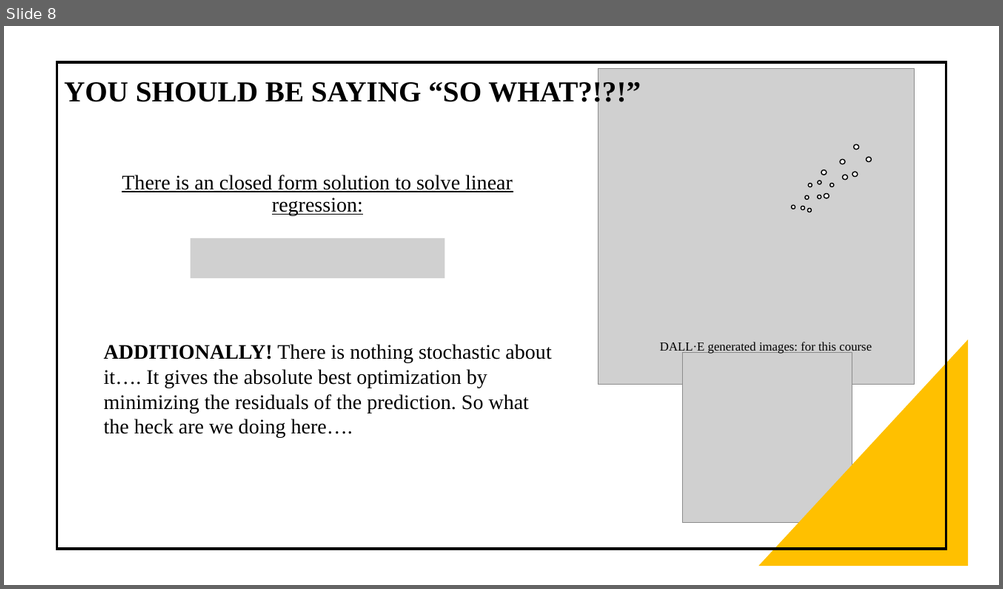
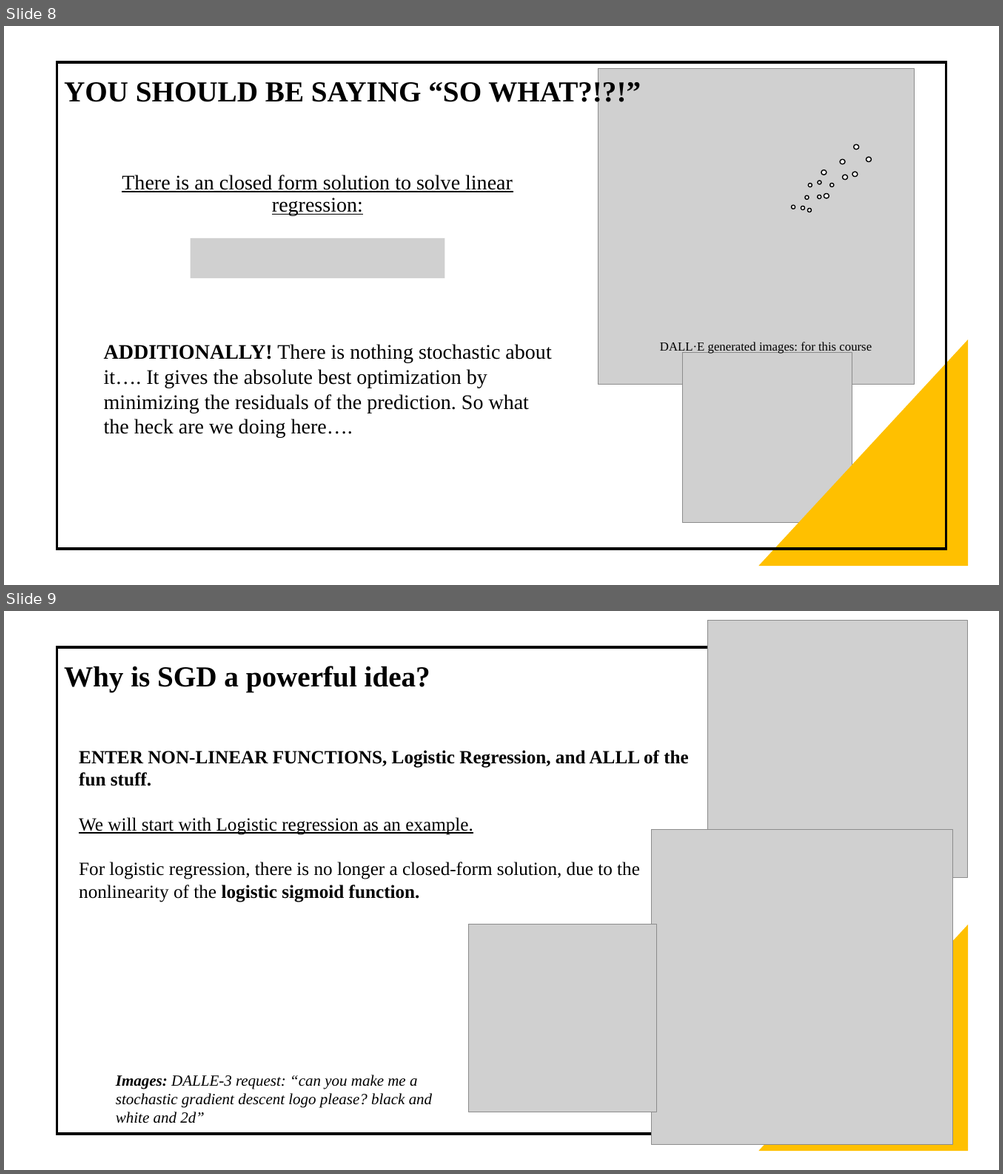
Before and after one commit to NCAR/ML_workshop2023, a slide deck: tutorials/Day1_simple_regression/ML_bootcampslides.pptx. Shown one above the other, each under a label of ours: slide 8 before the commit, slides 8 and 9 after it. The pictures are 1003x589 and 1003x1174 pixels, drawn with LibreOffice and Linux fonts; fonts in the diff are those of the drawing; grey boxes stand for pictures. Boxes give left, top, right and bottom in pixels: in the first picture for what was removed or moved away, otherwise in the second. Text is boxed around its words. In the diff, an @@ line names an element or a change of style, - is before the commit and + after.

Commit message:
update will

```diff
--- a/tutorials/Day1_simple_regression/ML_bootcampslides.pptx
+++ b/tutorials/Day1_simple_regression/ML_bootcampslides.pptx
@@ slide 9 added at [4, 611, 999, 1170], background #FFFFFF @@
@@ picture added at [708, 621, 967, 878] @@
@@ rectangle added at [57, 647, 946, 1135], outline #000000 2.25 pt @@
@@ text added at [64, 666, 430, 692], 28 pt, text #000000, bold @@
+Why is SGD a powerful idea?
@@ text added at [79, 750, 688, 903], 18 pt, text #000000 @@
+ENTER NON-LINEAR FUNCTIONS, Logistic Regression, and ALLL of the fun stuff.
+We will start with Logistic regression as an example.
+For logistic regression, there is no longer a closed-form solution, due to the nonlinearity of the logistic sigmoid function.
@@ picture added at [651, 830, 952, 1145] @@
@@ picture added at [468, 924, 656, 1113] @@
@@ right triangle added at [760, 926, 967, 1150], fill #FFC000, outline #FFC000 1 pt @@
@@ text added at [116, 1075, 432, 1124], 15 pt, text #000000, italic @@
+Images: DALLE-3 request: “can you make me a stochastic gradient descent logo please? black and white and 2d”
```
Also in this commit, not shown: 1 other slide added, 4 other files.
